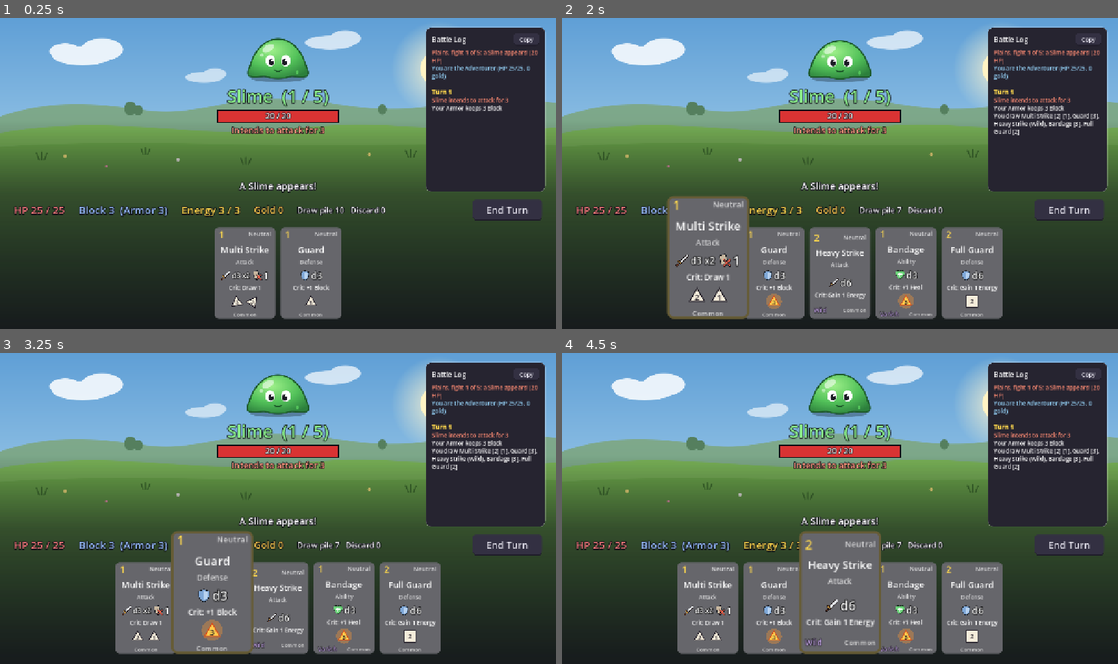
Above: before the commit, frames 1-4 (two rows, left to right).
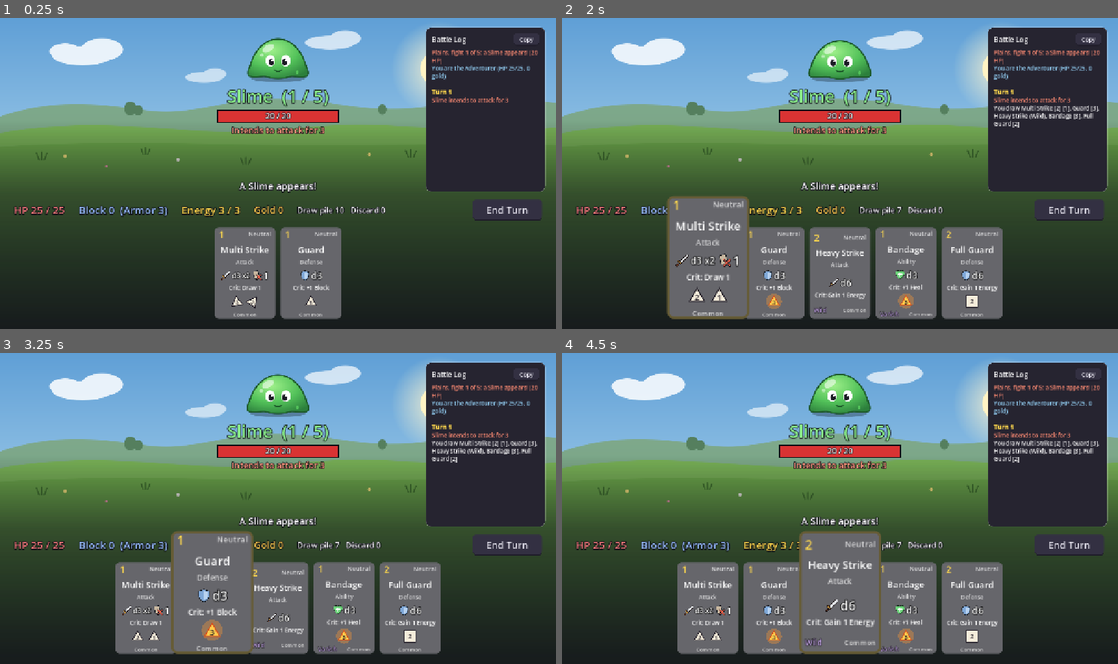
Above: after the commit, the same moments.

Repository: DustyOBrien/card-game
Game: Godot game, scene res://scenes/battle.tscn
The game is run twice, just before and just after one commit, with the same random seed, the same clock (stepped at 60 frames per second) and the same inputs. This scene is started directly instead of the project's main scene.
Inputs (mouse positions are in pixels of both pictures, inside the frame that each line leads up to):
- Up to frame 1 (0.25 s): no input
- Up to frame 2 (2 s): click "End Turn" at 0.5 s; click (706, 273) at 1.25 s
- Up to frame 3 (3.25 s): click (211, 608) at 2.02 s; click (211, 592) at 2.77 s
- Up to frame 4 (4.5 s): click (840, 608) at 3.52 s; click (840, 592) at 4.27 s

The runs differ from the first frame. In frame 1, 0.2% of the frame differs, in the area x 19-91%, y 28-64%; in frame 2, 0.7%; in frame 3, 0.7%, in the area x 19-97%, y 28-64%; in frame 4, 0.7%.

Commit message:
Armor saves leftover Block instead of giving Block
At the start of a turn, Block becomes min(leftover Block, Armor).

Co-Authored-By: Claude Opus 5.5 (1M context) <noreply@anthropic.com>
Claude-Session: https://claude.ai/code/session_01CUVK6GvsHNmAo5aDb8Qykf

Diff:
--- a/scripts/battle.gd
+++ b/scripts/battle.gd
@@ -3,7 +3,7 @@
 # The "brain" of the game. It is attached to the root node of
 # scenes/battle.tscn and runs the whole fight:
 #
-#   1. Player turn: reset energy, Block drops to your Armor, draw 5 cards
+#   1. Player turn: reset energy, Armor saves some leftover Block, draw 5 cards
 #      (their dice roll as they're drawn), play cards.
 #   2. Player clicks "End Turn": the hand goes to the discard pile.
 #   3. Enemy turn: the enemy attacks.
@@ -143,15 +143,16 @@
 
 
 func start_player_turn() -> void:
-	player.clear_block()  # Back to your Armor (0 if you have none).
+	var leftover := player.block
+	player.clear_block()  # Your Armor saves up to that much of it (0 if you have none).
 	energy = MAX_ENERGY
 	# Decide now what the enemy will do, so the player can plan around it.
 	enemy_next_attack = randi_range(ENEMY_MIN_ATTACK, ENEMY_MAX_ATTACK)
 	turn += 1
 	battle_log.add_turn(turn)
 	battle_log.add("%s intends to attack for %d" % [enemy.display_name, enemy_next_attack], BattleLog.ENEMY_COLOR)
-	if player.armor > 0:
-		battle_log.add("Your Armor keeps %d Block" % player.armor)
+	if player.armor > 0 and leftover > 0:
+		battle_log.add("Your Armor saves %d of your %d leftover Block" % [player.block, leftover])
 	busy = true
 	await draw_cards(HAND_SIZE)  # Wait for the cards to be dealt and their dice to land.
 	busy = false
--- a/scripts/character_class.gd
+++ b/scripts/character_class.gd
@@ -19,8 +19,8 @@
 @export var color: Color = Color(0.4, 0.4, 0.42)  # Panel colour on the select screen.
 @export var sort_order: int = 0  # Lower numbers are shown further left.
 @export var max_hp: int = 50  # The player's HP in battle.
-# Armor: Block that carries over. At the start of every turn your Block resets
-# to this number instead of 0 (see combatant.gd).
+# Armor: how much leftover Block carries over to your next turn, instead of
+# dropping to 0 (see combatant.gd).
 @export var armor: int = 0
 
 @export_group("Unlocking")
@@ -130,5 +130,5 @@
 	lines.append("Deck size: %d to %d cards" % [min_deck_size, max_deck_size])
 	lines.append("HP: %d" % max_hp)
 	if armor > 0:
-		lines.append("Armor: %d (Block never drops below this)" % armor)
+		lines.append("Armor: %d (keeps up to %d leftover Block)" % [armor, armor])
 	return "\n".join(lines)
--- a/scripts/combatant.gd
+++ b/scripts/combatant.gd
@@ -20,8 +20,9 @@
 
 var hp: int = 0
 var block: int = 0
-# Armor is Block that doesn't go away: at the start of each turn your Block
-# resets to your Armor instead of to 0. The player's comes from their class.
+# Armor SAVES leftover Block: at the start of each turn, up to this much of
+# your Block stays instead of dropping to 0. It never gives Block by itself.
+# The player's comes from their class.
 var armor: int = 0
 
 
@@ -71,9 +72,10 @@
 
 
 # In Slay the Spire, Block goes away at the start of your next turn.
-# Here it drops back to your Armor (0 if you have none).
+# Here your Armor saves some of it: with Armor 3, 5 leftover Block becomes 3,
+# 2 stays 2, and 0 stays 0. mini() picks the smaller number.
 func clear_block() -> void:
-	block = armor
+	block = mini(block, armor)
 	stats_changed.emit()
 
 
Not shown, changed: README.md
